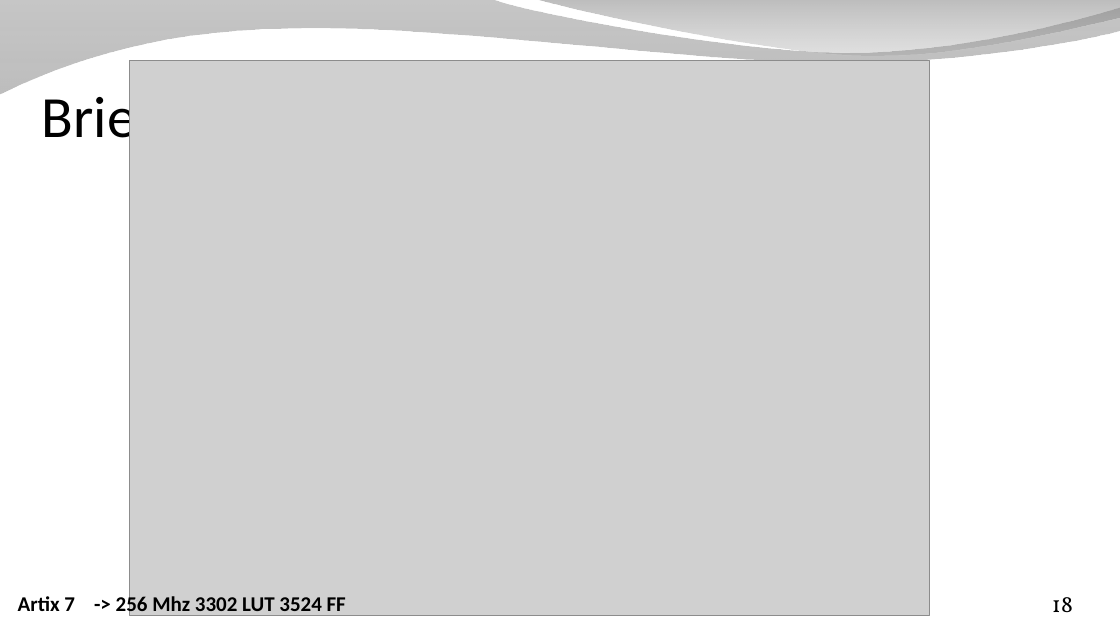
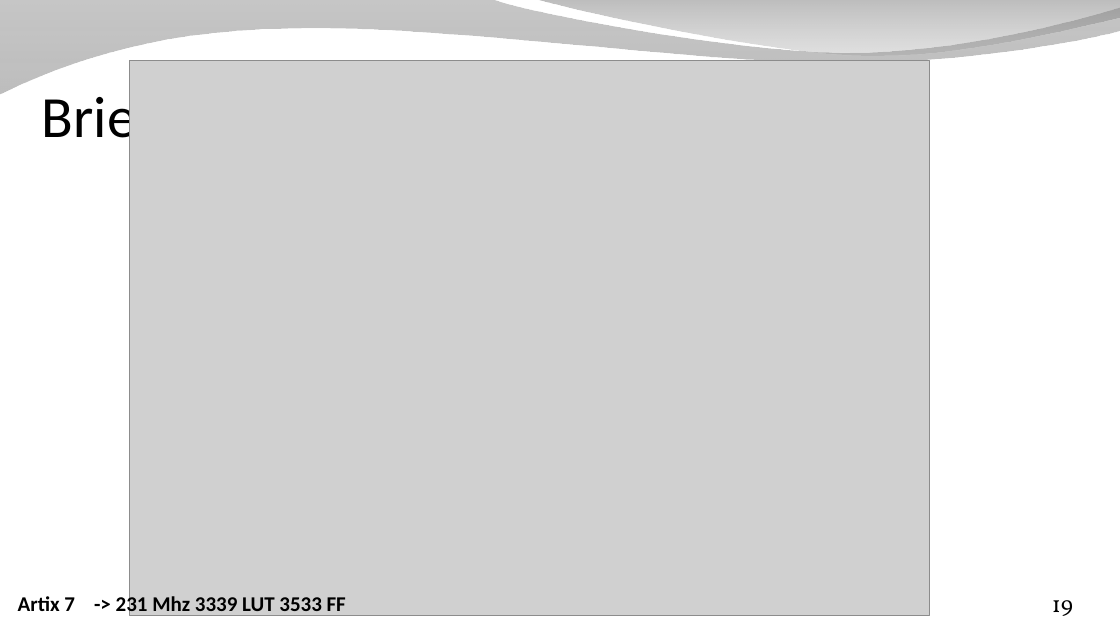
Before and after one commit to SpinalHDL/SpinalDoc, a slide deck: slide 19 of presentation/en/workshop/taste.odp (slide 18 before the commit). Drawn at 1120x630 pixels with LibreOffice and Linux fonts; fonts in the diff are those of the drawing; grey boxes stand for pictures; background and template pictures are left out. Boxes give left, top, right and bottom in pixels: in the first picture for what was removed or moved away, otherwise in the second. Text is boxed around its words. In the diff, an @@ line names an element or a change of style, - is before the commit and + after.

```diff
--- a/presentation/en/workshop/taste.odp
+++ b/presentation/en/workshop/taste.odp
@@ text at (18,593,346,617): text changed @@
-Artix 7 -> 256 Mhz 3302 LUT 3524 FF
+Artix 7 -> 231 Mhz 3339 LUT 3533 FF
@@ page number at (1052,600,1073,616): text changed @@
-18
+19
```
Also in this commit, not shown: 3 other slides changed, 1 slide added, 2 other files.
